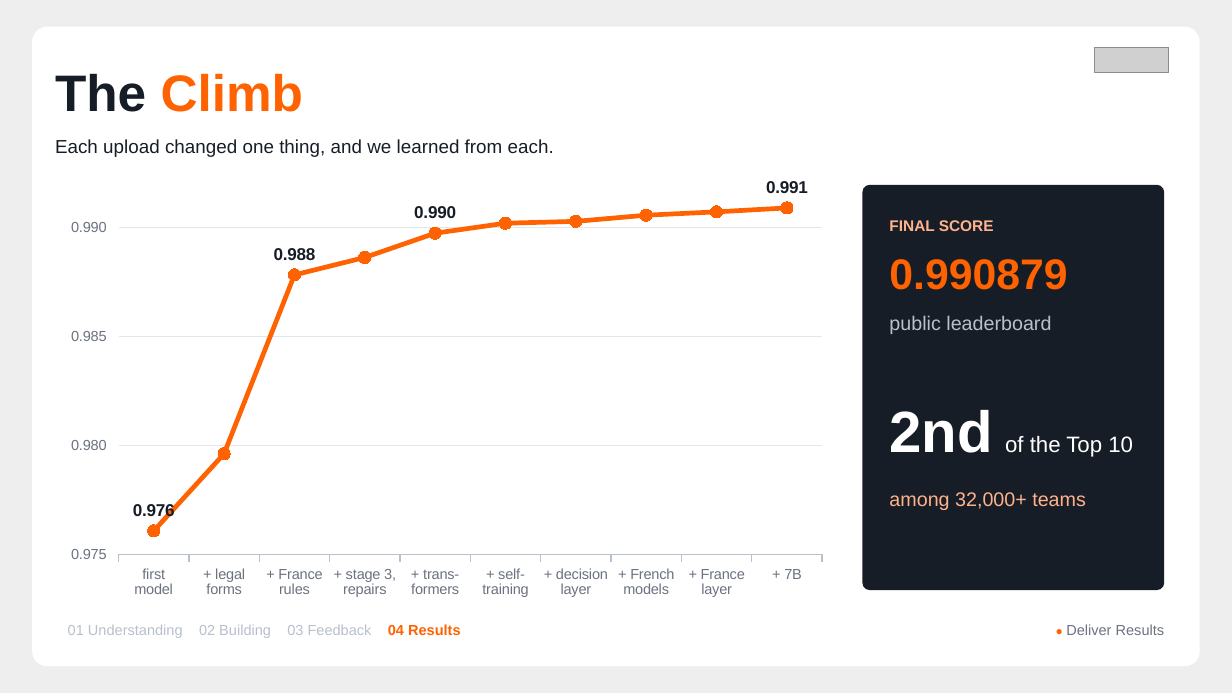
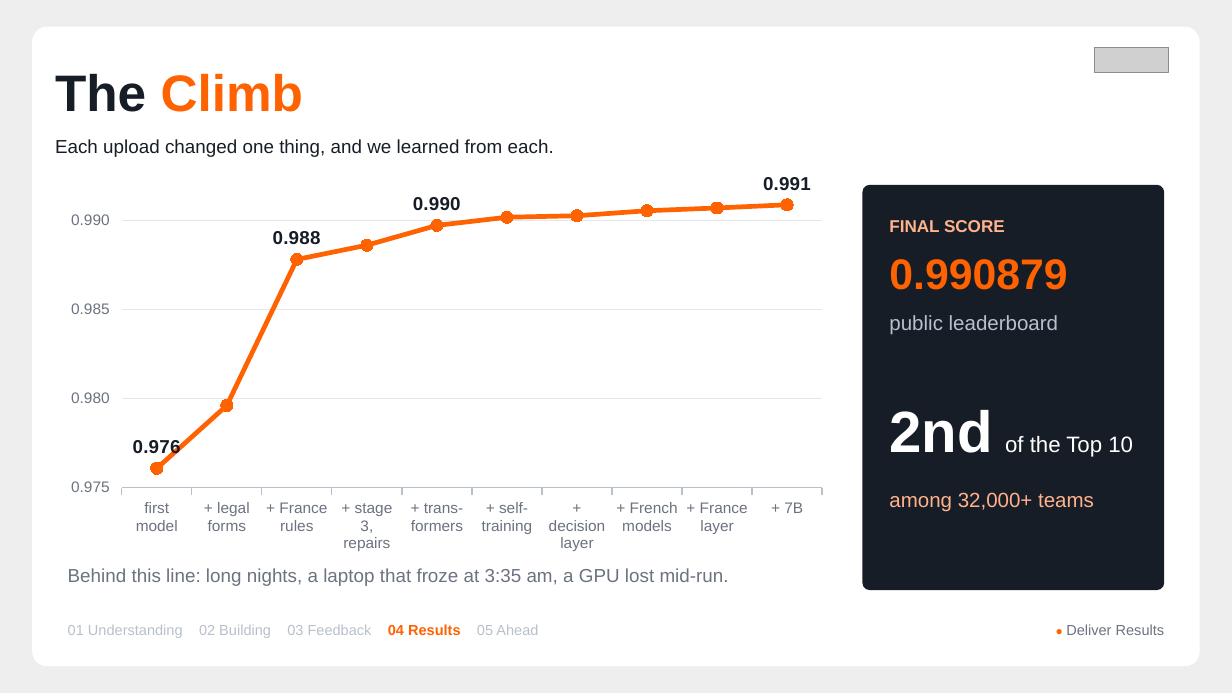
Before and after one commit to AmeyaBorkar/Grenuke, a slide deck: slide 18 of finale/Grenuke_Finale_Deck.pptx (slide 14 before the commit). Drawn at 1232x693 pixels with LibreOffice and Linux fonts; fonts in the diff are those of the drawing; grey boxes stand for pictures. Boxes give left, top, right and bottom in pixels: in the first picture for what was removed or moved away, otherwise in the second. Text is boxed around its words. In the diff, an @@ line names an element or a change of style, - is before the commit and + after.

Commit message:
docs(finale): deck v3: deep data analysis, performance, looking ahead
23 slides in five sections. Four data-analysis slides (scale and country split, matches per entity, how copies differ, the decoys' fingerprints), a performance slide (pairs per entity at each stage, laptop-scale runtimes and memory), and a looking-ahead section (scale out, run lighter, edge inference, improvements, applications). One layout grammar with a fixed 'What it tells us' column; text at least 12 pt; warmer, simpler script. Validator PASS.

```diff
--- a/finale/Grenuke_Finale_Deck.pptx
+++ b/finale/Grenuke_Finale_Deck.pptx
@@ line chart at (x1=55, y1=172, x2=838, y2=561) @@
@@ lettering changed @@
@@ line chart resized from (x1=55, y1=175, x2=838, y2=606) to (x1=55, y1=172, x2=838, y2=561) @@
@@ text "FINAL SCORE" at (x1=889, y1=220, x2=1005, y2=232): size 9 to 10 pt @@
@@ text "public leaderboard" at (x1=889, y1=315, x2=1058, y2=335): size 11.5 to 12 pt @@
@@ text "among 32,000+ teams" at (x1=889, y1=492, x2=1094, y2=512): size 11.5 to 12 pt @@
@@ text added at (x1=68, y1=568, x2=729, y2=586), 11 pt, text #6B7280 @@
+Behind this line: long nights, a laptop that froze at 3:35 am, a GPU lost mid-run.
@@ text at (x1=68, y1=624, x2=538, y2=638): text changed @@
-01 Understanding 02 Building 03 Feedback 04 Results
+01 Understanding 02 Building 03 Feedback 04 Results 05 Ahead
```
Also in this commit, not shown: 13 other slides changed, 7 slides added, 2 other files.
